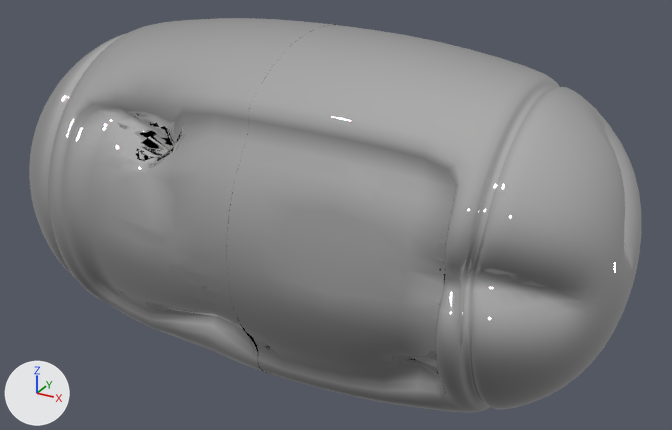
What one commit did to the glTF model createdAssets/chromeHead.glb.
One viewpoint serves both versions: a 50 mm camera at (1.147, -1.977, 2.726) aimed at (0.045, 0.026, 1.725). The axes (+X, +Y, +Z) are drawn at lower left. The lights are the same throughout. Where no turn or scale is listed for an object, it has been applied to the vertices. Vertices at the same position are counted once.

Script lines for the objects in view, before the commit:
```python
mat_metal = principled_material('metal')
mat_metal.base_color = (0.8, 0.8, 0.8)  # white #e7e7e7
mat_metal.metallic = 1.0
mat_metal.roughness = 0.0
me_sphere = bpy.data.meshes.new('Sphere')
me_sphere.from_pydata(...)  # 4138 vertices, 8150 faces; spans x -0.82..0.83, y -0.42..0.46, z 1.3..2.23
me_sphere.materials.append(mat_metal)  # white #e7e7e7
ob_head = bpy.data.objects.new('Head', me_sphere)
ob_head.location = (0.0, 0.0, 0.0)
```
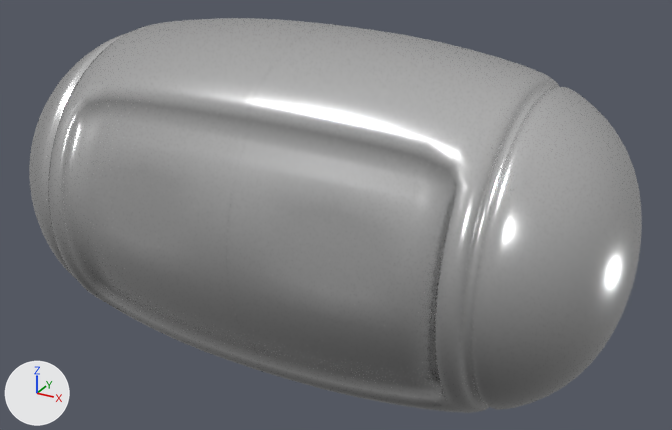
Changed parts and their boxes (x1, y1, x2, y2) in the pictures (672 x 430 px; the box of a moved part takes in the faces that stretch with it):
'Head', surface changed, reshaped (grey to white): before (29, 18, 641, 413); after (29, 18, 642, 413)
part 1 of me_sphere, cut back: before (76, 58, 284, 371); after (76, 58, 284, 372)
part 2 of me_sphere, moved or reshaped: before (337, 106, 640, 409); after (337, 105, 642, 410)

The change, as a list of edits to the scene's bpy script:
```text
Change mat_metal:
    mat_metal.roughness: 0.0 -> 0.213
Change me_sphere:
    used by ob_head; location = (0.0, 0.0, 0.0)
    remove me_sphere.from_pydata(...)  # 4138 vertices, 8150 faces; spans x -0.82..0.83, y -0.42..0.46, z 1.3..2.23
    add me_sphere.from_pydata(...)  # 3440 vertices, 6740 faces; spans x -0.83..0.83, y -0.42..0.47, z 1.3..2.23
    me_sphere part 1: 48 vertices moved from x -0.47..0.0, y -0.37..-0.24, z 1.39..2.13 to x -0.47..0.01, y -0.37..-0.24, z 1.38..2.14; 696 vertices removed from x -0.45..-0.01, y -0.42..-0.25, z 1.57..2.03; 13 vertices added at x -0.43..-0.08, y -0.39..-0.29, z 1.56..2.05
    me_sphere part 2: 231 vertices moved from x 0.35..0.83, y -0.4..0.14, z 1.46..2.08 to x 0.35..0.83, y -0.41..0.14, z 1.45..2.09; 21 vertices removed from x 0.27..0.83, y -0.35..0.03, z 1.55..2.02; 6 vertices added at x 0.59..0.83, y -0.34..0.03, z 1.55..1.94
```
